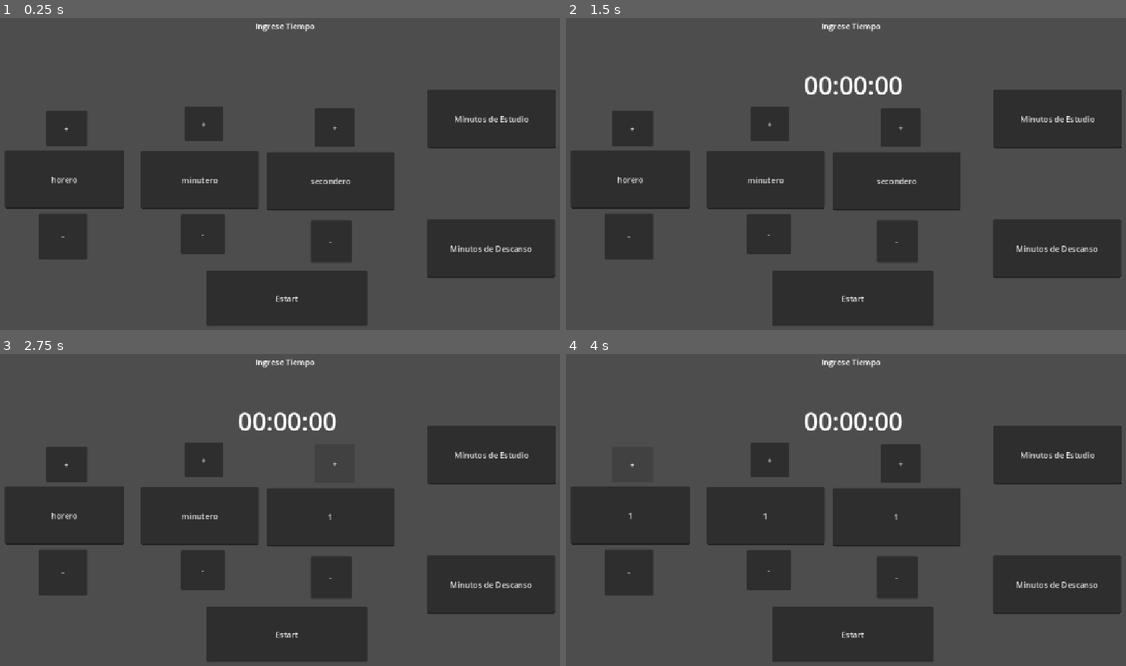
Above: before the commit, frames 1-4 (two rows, left to right).
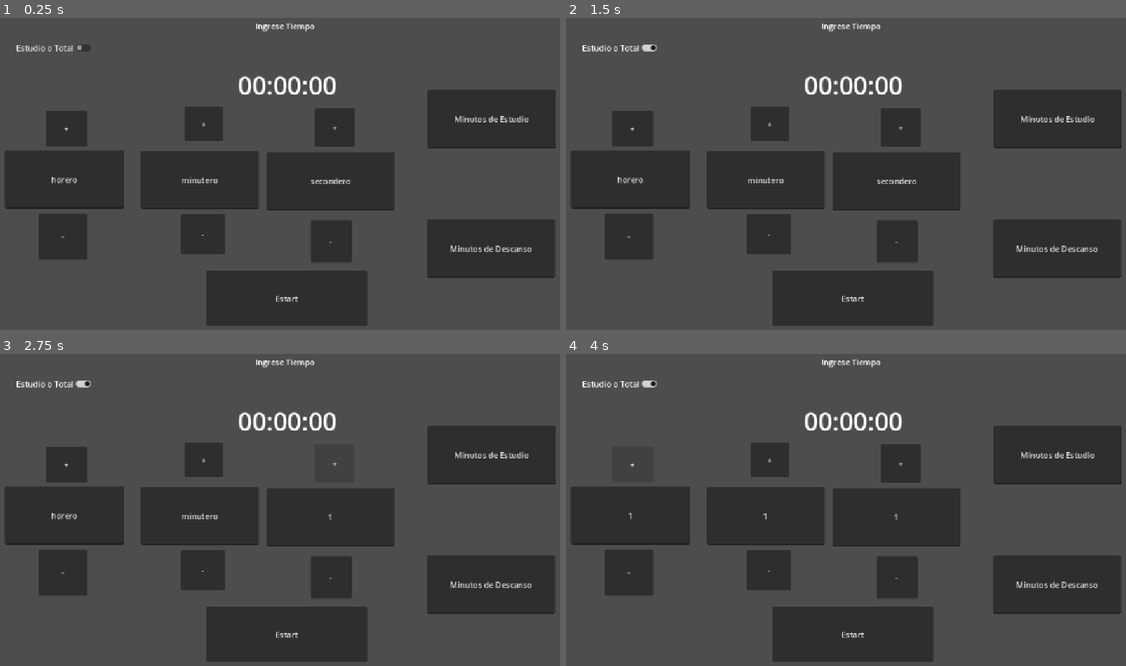
Above: after the commit, the same moments.

Repository: SebaAncan/Pomodoro-by-Pyro
Game: Godot game, scene res://scenes/main.tscn
Same seed, same stepped clock (60 frames per second), same inputs: the game is played once before the commit and once after it.
Inputs (mouse positions are in pixels of both pictures, inside the frame that each line leads up to):
- Up to frame 1 (0.25 s): no input
- Up to frame 2 (1.5 s): click "Estart" at 0.5 s; click (622, 49) at 1.25 s, where only the run after the commit has a clickable "Estudio o Total"
- Up to frame 3 (2.75 s): click "+" at 2 s
- Up to frame 4 (4 s): click "+" at 2.75 s; click "+" at 3.5 s

The runs differ from the first frame. In frame 1, 0.7% of the frame differs, in the area x 2-60%, y 8-25%; in frame 2, 0.2%; in frame 3, 0.2%; in frame 4, 0.2%.
Error after the commit: Invalid assignment of property or key 'tiempo_estudio' with value of type 'float' on a base object of type 'Node (timer.gd)'. (res://scenes/main.gd:30)

Commit message:
mas bugs para corregirlos despues
hola

Diff:
--- a/pomodoro-timer-custom/scenes/main.gd
+++ b/pomodoro-timer-custom/scenes/main.gd
@@ -1,7 +1,7 @@
 extends Node2D
 @onready var temporizador = $Timer
 @onready var timerset = $timersets
-var total
+var total = 0
 func _ready() -> void:
 	optener_sacro_tiempo()
 
@@ -9,13 +9,7 @@
 	var horas = timerset.fixnumero(timerset.horero.text)
 	var minutos = timerset.fixnumero(timerset.minutero.text)
 	var segundos = timerset.fixnumero(timerset.secondero.text)
-	var minuto_descanso = timerset.fixnumero(timerset.minuto_descanso.text)
-	var minuto_estudio = timerset.fixnumero(timerset.minuto_estudio.text)
-	print(horas)
-	print(minutos)
-	print(segundos)
-	print(minuto_descanso)
-	print(minuto_estudio)
+
 	total = horas * 3600 + minutos * 60 + segundos
 	temporizador.tempo.wait_time = total
 	return total
@@ -24,9 +18,25 @@
 func fix_time():
 	return ((int(timerset.minuto_estudio.text)) * 60)
 
-func _on_inicio_pressed():
+func fix_tiempo_estudio() -> float:
+	return float(timerset.fixnumero(timerset.minuto_estudio.text) * 60)
+
+func fix_tiempo_descanso() -> float:
+	return float(timerset.fixnumero(timerset.minuto_descanso.text) * 60)
+
+func _on_inicio_pressed() -> void:
 	optener_sacro_tiempo()
-	temporizador.tiempo_aux = fix_time()
-	temporizador.mostrar_total = false
-	temporizador.tempo.start()
-	temporizador.tiempo_descanso = ((int(timerset.minuto_descanso.text)) * 60)
+	temporizador.tiempo_aux = float(total)
+	temporizador.tiempo_estudio = fix_tiempo_estudio()
+	temporizador.tiempo_descanso = fix_tiempo_descanso()
+	if !cambio:
+		temporizador.modo_actual = temporizador.modo.TOTAL
+		temporizador.tempo.wait_time = temporizador.tiempo_aux
+	else:
+		temporizador.modo_actual = temporizador.modo.ESTUDIO
+		temporizador.tempo.wait_time = temporizador.tiempo_estudio
+	temporizador.iniciar()
+
+var cambio:bool = true
+func _on_check_button_pressed() -> void:
+	cambio = !cambio
--- a/pomodoro-timer-custom/scenes/main.tscn
+++ b/pomodoro-timer-custom/scenes/main.tscn
@@ -19,5 +19,13 @@
 offset_bottom = 632.0
 text = "Estart"
 
+[node name="CheckButton" type="CheckButton" parent="." unique_id=1328914734]
+offset_left = 28.0
+offset_top = 56.0
+offset_right = 191.0
+offset_bottom = 87.0
+text = "Estudio o Total"
+
 [connection signal="pressed" from="inicio" to="." method="_on_button_pressed"]
 [connection signal="pressed" from="inicio" to="." method="_on_inicio_pressed"]
+[connection signal="pressed" from="CheckButton" to="." method="_on_check_button_pressed"]
--- a/pomodoro-timer-custom/timer.gd
+++ b/pomodoro-timer-custom/timer.gd
@@ -4,11 +4,14 @@
 @export var tiempo_en_segundos: float
 @export var tiempo_en_minutos:float
 @export var tiempo_en_horas:float
+@onready var tempo: Timer = $tiempo
 var tiempo_aux:float = 0
 var mostrar_total:bool = true
-var tiempo_aux1 = int(tiempo_aux)
-var tiempo_descanso
-@onready var tempo: Timer = $tiempo
+var tiempo_aux1 = 0.0
+var tiempo_descanso = 0.0
+enum modo{DESCANSO,ESTUDIO,TOTAL}
+var modo_actual = modo.TOTAL
+var mostrar_todito:bool = false
 
 func Tiempo_existir() -> Array:
 	var tiempo_restante = int(tempo.time_left)
@@ -17,31 +20,48 @@
 	var segundo = tiempo_restante % 60
 	return [hora, minuto, segundo]
 
-func estudio() -> Array:
-	var transcurrido = tempo.wait_time - tempo.time_left
-	var tiempo_restante_estudio = max(0, tiempo_aux - transcurrido)
-	var hora = floor(tiempo_restante_estudio / 3600)
-	var minuto = (int(tiempo_restante_estudio) % 3600) / 60
-	var segundo = int(tiempo_restante_estudio) % 60
+func iniciar():
+	if modo_actual == modo.ESTUDIO:
+		tempo.wait_time = tiempo_aux
+	elif modo_actual == modo.DESCANSO:
+		tempo.wait_time = tiempo_descanso
+	tempo.start()
+
+
+
+func _on_tiempo_timeout() -> void:
+	if mostrar_todito:
+		modo_actual = modo.TOTAL
+		return
+	if modo_actual == modo.ESTUDIO:
+		modo_actual = modo.DESCANSO
+		tempo.wait_time = tiempo_descanso
+		tempo.start()
+	elif modo_actual == modo.DESCANSO:
+		modo_actual = modo.ESTUDIO
+		tempo.wait_time = tiempo_aux
+		tempo.start()
+
+
+func format_tiempo() -> Array:
+	var pasado = tempo.wait_time - tempo.time_left
+	var objetivo = 0.0
+	if modo_actual == modo.ESTUDIO:
+		objetivo = max(0, tiempo_aux - pasado)
+	elif modo_actual == modo.DESCANSO:
+		objetivo = max(0, tiempo_descanso -pasado)
+	else:
+		objetivo = float(int(tempo.time_left))
+	var t_int = int(objetivo)
+	var hora = floor(t_int / 3600)
+	var minuto = (t_int % 3600) / 60
+	var segundo = t_int % 60
 	return [hora, minuto, segundo]
 
-func descanso() -> Array: #copie la misma de nuevo xd
-	var transcurrido = tempo.wait_time - tempo.time_left
-	var tiempo_restante_estudio = max(0, tiempo_aux - transcurrido)
-	var hora = floor(tiempo_restante_estudio / 3600)
-	var minuto = (int(tiempo_restante_estudio) % 3600) / 60
-	var segundo = int(tiempo_restante_estudio) % 60
-	return [hora, minuto, segundo]
 
-func _process(delta: float) -> void:
-	if (mostrar_total):
-		if (tempo.time_left != 0): label.text = "%02d:%02d:%02d" % Tiempo_existir()
+func _process(_delta: float) -> void:
+
+	if tempo.time_left > 0:
+		label.text = "%02d:%02d:%02d" % format_tiempo()
 	else:
-		if (tempo.time_left != 0): label.text = "%02d:%02d:%02d" % estudio()
-
-func convertir():
-	var hora_converted = tiempo_en_horas * 3600
-	var minuto_converted = tiempo_en_minutos*60
-
-	var tiempo_converted = hora_converted + minuto_converted + tiempo_en_segundos
-	return tiempo_converted
+		label.text = "00:00:00"
